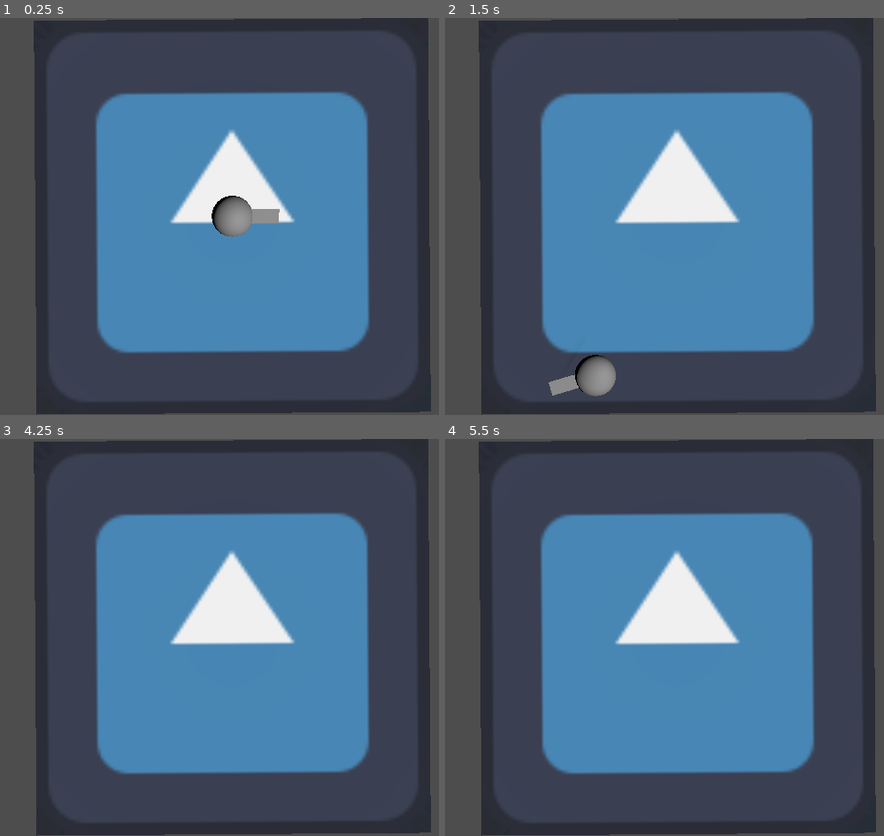
Above: before the commit, frames 1-4 (two rows, left to right).
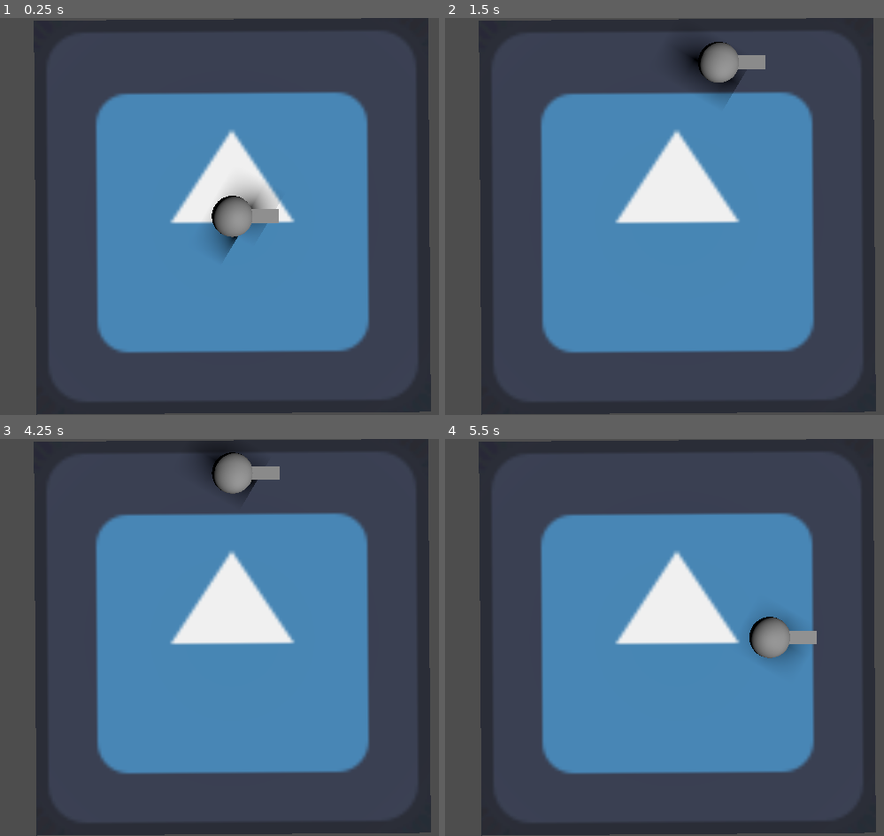
Above: after the commit, the same moments.

Repository: Github11200/Booming-Beavers
Game: Godot game, scene res://Scenes/main.tscn
The game is run twice, just before and just after one commit, with the same random seed, the same clock (stepped at 60 frames per second) and the same inputs. The engine's default icon, where the game draws it, is replaced by a stand-in: a white triangle on a blue panel in a dark square.
Inputs (mouse positions are in pixels of both pictures, inside the frame that each line leads up to):
- Up to frame 1 (0.25 s): no input
- Up to frame 2 (1.5 s): tap Enter at 0.5 s; move the mouse to (831, 196) at 0.52 s; hold D (right) 0.53-1.28 s; click (831, 196) at 0.67 s; move the mouse to (537, 236) at 1.27 s; hold S (down) from 1.28 s (still down); click (537, 236) at 1.42 s
- Up to frame 3 (4.25 s): move the mouse to (302, 550) at 2.02 s; release S (down) at 2.03 s; hold D (right) 2.03-2.78 s; click (302, 550) at 2.17 s; tap Space at 2.75 s; move the mouse to (197, 716) at 2.77 s; hold W (up) 2.78-3.53 s; click (197, 716) at 2.92 s; tap Enter at 3.5 s; move the mouse to (outside the picture) at 3.52 s; hold A (left) from 3.53 s (still down); click (outside the picture) at 3.67 s
- Up to frame 4 (5.5 s): move the mouse to (466, 577) at 4.27 s; click (466, 577) at 4.42 s; move the mouse to (712, 637) at 5.02 s; release A (left) at 5.03 s; hold S (down) from 5.03 s (still down); click (712, 637) at 5.17 s

The runs differ from the first frame. In frame 1, 0.8% of the frame differs, in the area x 47-64%, y 41-61%; in frame 2, 2.5%, in the area x 23-73%, y 6-96%; in frame 3, 1.1%; in frame 4, 1.2%.

Commit message:
camera not work
send bakckup

Diff:
--- a/Scenes/main.tscn
+++ b/Scenes/main.tscn
@@ -32,3 +32,4 @@
 size = 9.66335
 
 [node name="CharacterBody3D" parent="." instance=ExtResource("1_bo1nx")]
+transform = Transform3D(-1, 0, -8.74228e-08, 0, 1, 0, 8.74228e-08, 0, -1, 0, 0.922652, 0)
--- a/Scripts/player.gd
+++ b/Scripts/player.gd
@@ -19,8 +19,12 @@
 	if event is InputEventMouseButton:
 		var newBullet = bullet.instantiate()
 		add_child(newBullet)
+		var origin_y = event.global_position.y - 648
+		var origin_x = event.global_position.x - 1152
+
 	if event is InputEventMouseMotion:
-		rotation.y += event.relative.y * sensitivity
+		print(event.global_position)
+
 		#look_at(Vector3(event.global_position.x, 0, event.global_position.y))
 		#rotate_y(deg_to_rad(event.relative.x * sensitivity))
 		#pivot.rotate_x(deg_to_rad(-event.relative.y * sensitivity))
